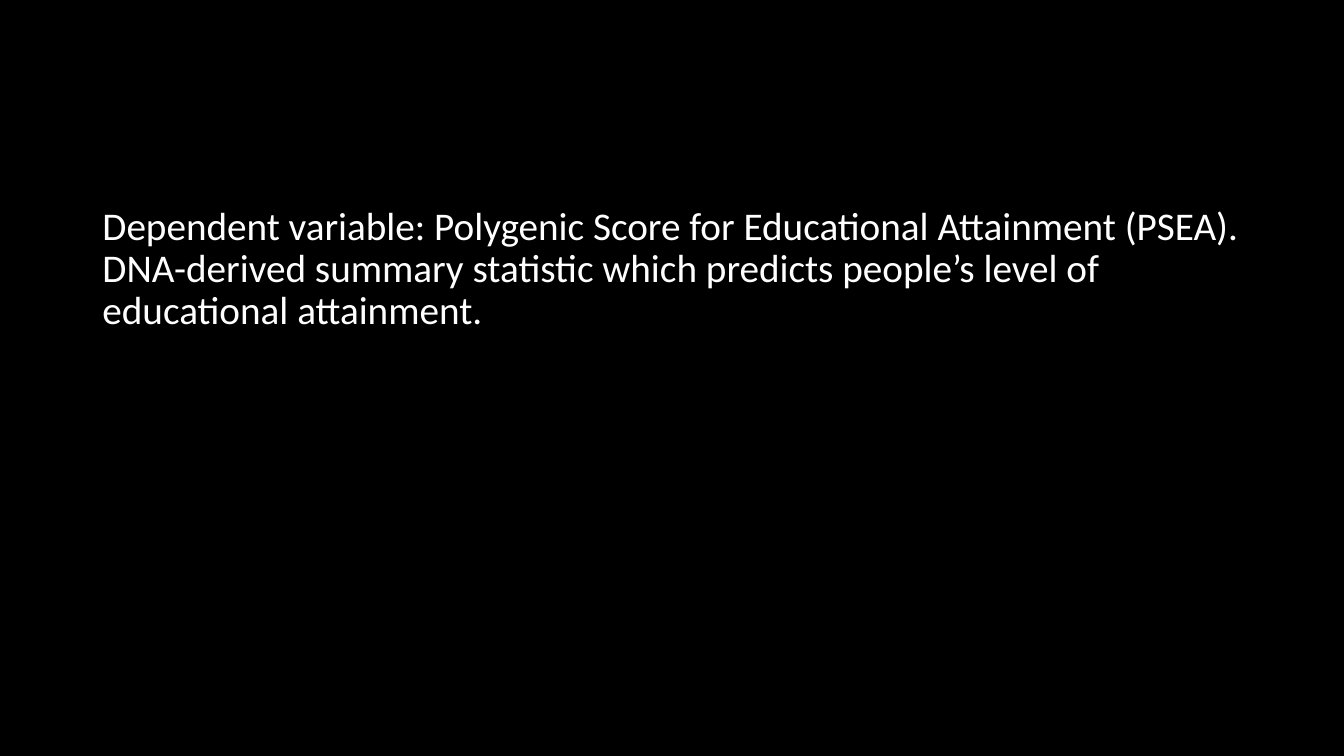
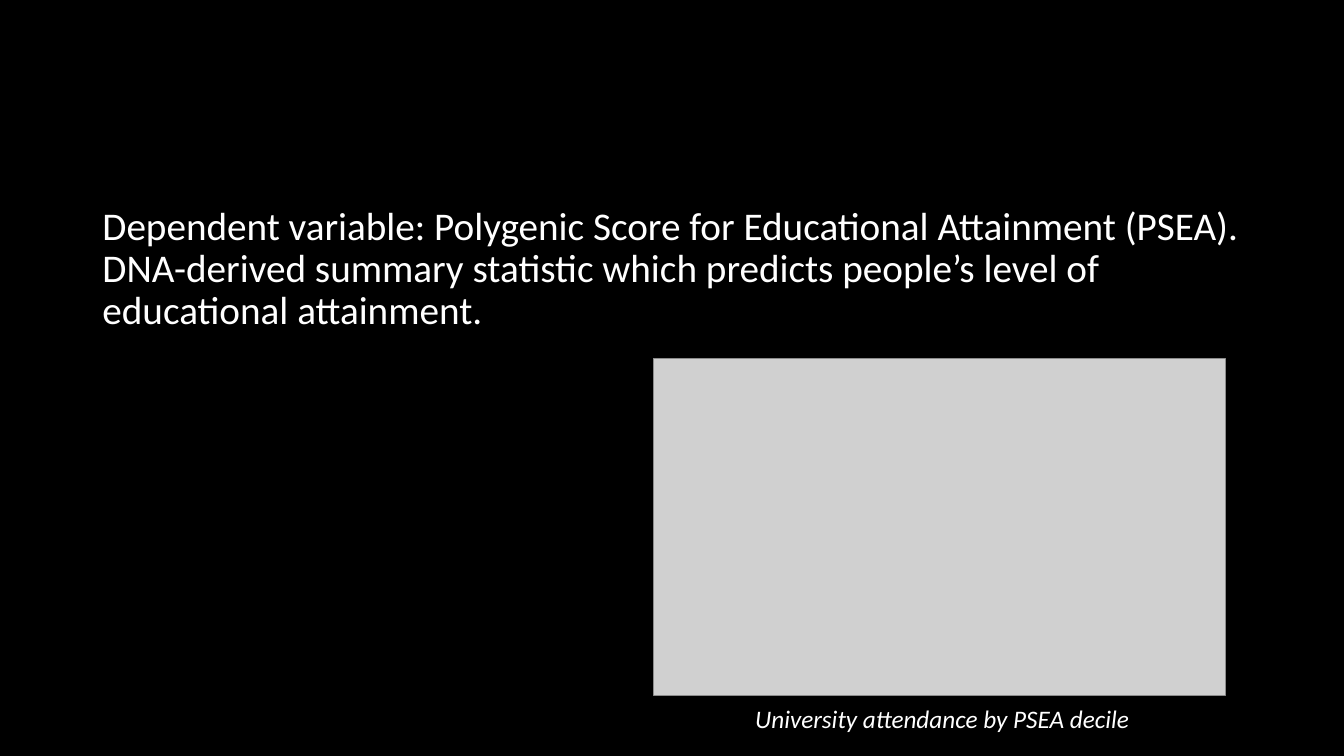
Before and after one commit to hughjonesd/trading-genetics, a slide deck: slide 13 of UEA presentation.pptx. Drawn at 1344x756 pixels with LibreOffice and Linux fonts; fonts in the diff are those of the drawing; grey boxes stand for pictures. Boxes give left, top, right and bottom in pixels: in the first picture for what was removed or moved away, otherwise in the second. Text is boxed around its words. In the diff, an @@ line names an element or a change of style, - is before the commit and + after.

Commit message:
Tweak presentation

```diff
--- a/UEA presentation.pptx
+++ b/UEA presentation.pptx
@@ picture added at box(654, 358, 1226, 696) @@
@@ text added at box(755, 710, 1129, 732), 18 pt, text #FFFFFF, italic @@
+University attendance by PSEA decile
```
